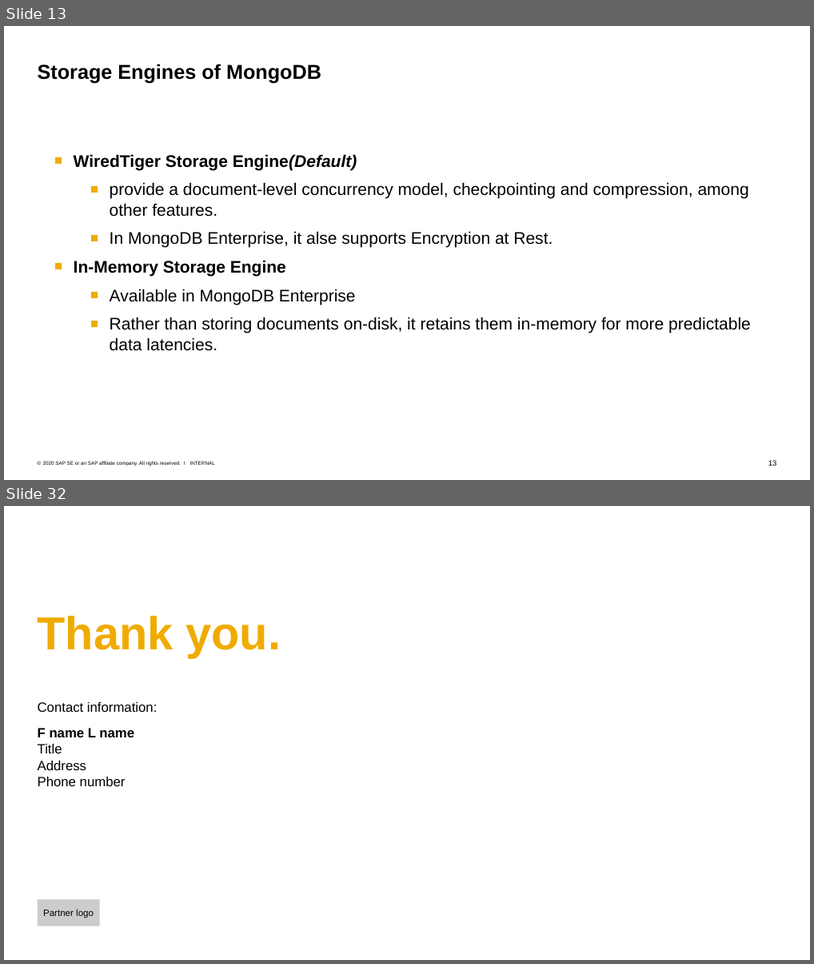
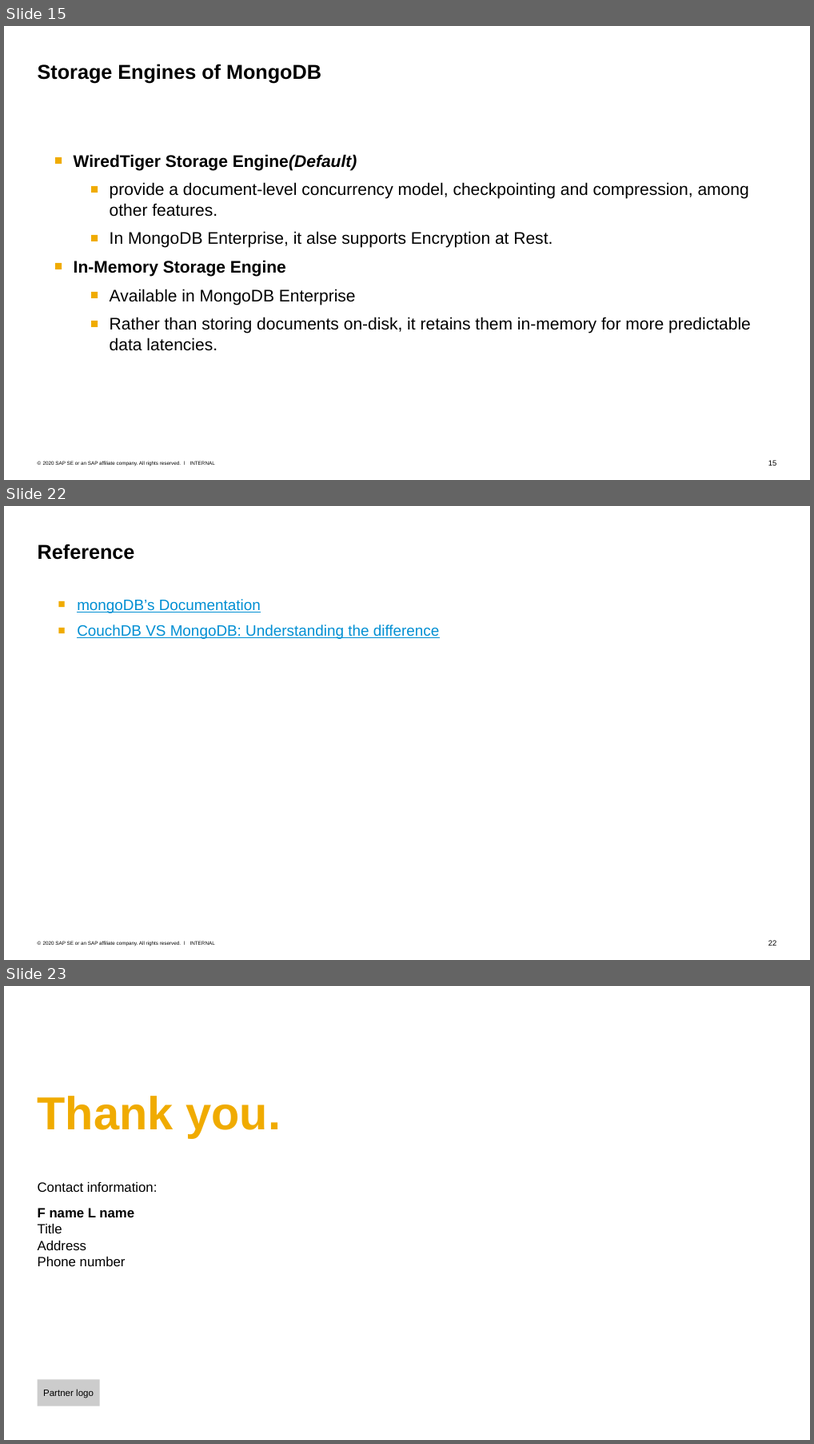
Before and after one commit to Voidkai/Survey_on_NoSQL, a slide deck: NoSQL/The_survey_on_MongoDB.pptx. Shown one above the other, each under a label of ours: slides 13 and 32 before the commit, slides 15, 22 and 23 after it; the slides between them are not shown. The pictures are 814x964 and 814x1444 pixels, drawn with LibreOffice and Linux fonts; fonts in the diff are those of the drawing; background and template pictures are left out. Boxes give left, top, right and bottom in pixels: in the first picture for what was removed or moved away, otherwise in the second. Text is boxed around its words. In the diff, an @@ line names an element or a change of style, - is before the commit and + after.

```diff
--- a/NoSQL/The_survey_on_MongoDB.pptx
+++ b/NoSQL/The_survey_on_MongoDB.pptx
@@ slide 22 added at [4,506,810,960], background #FFFFFF; not listed: 3 template elements that a slide beside it also shows @@
@@ title added at [38,544,135,560], 24 pt, text #000000, bold @@
+Reference
@@ text added at [77,599,440,639], 18 pt, text #008FD3, underline @@
+■ mongoDB’s Documentation
+■ CouchDB VS MongoDB: Understanding the difference
@@ what was slide 13 is now slide 15 @@
@@ what was slide 32 is now slide 23 @@
```
Also in this commit, not shown: 2 slides changed, 7 other slides added, 18 slides removed.
